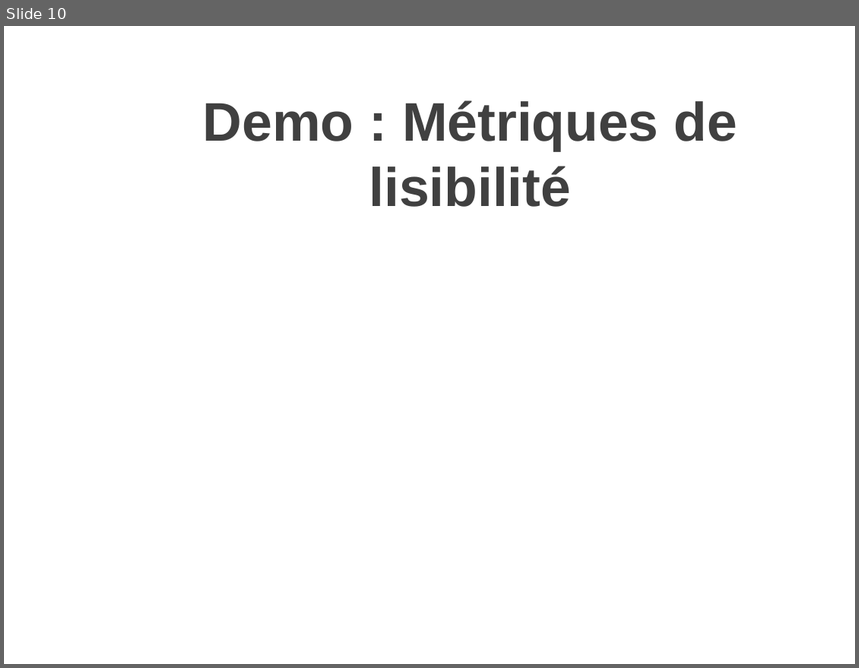
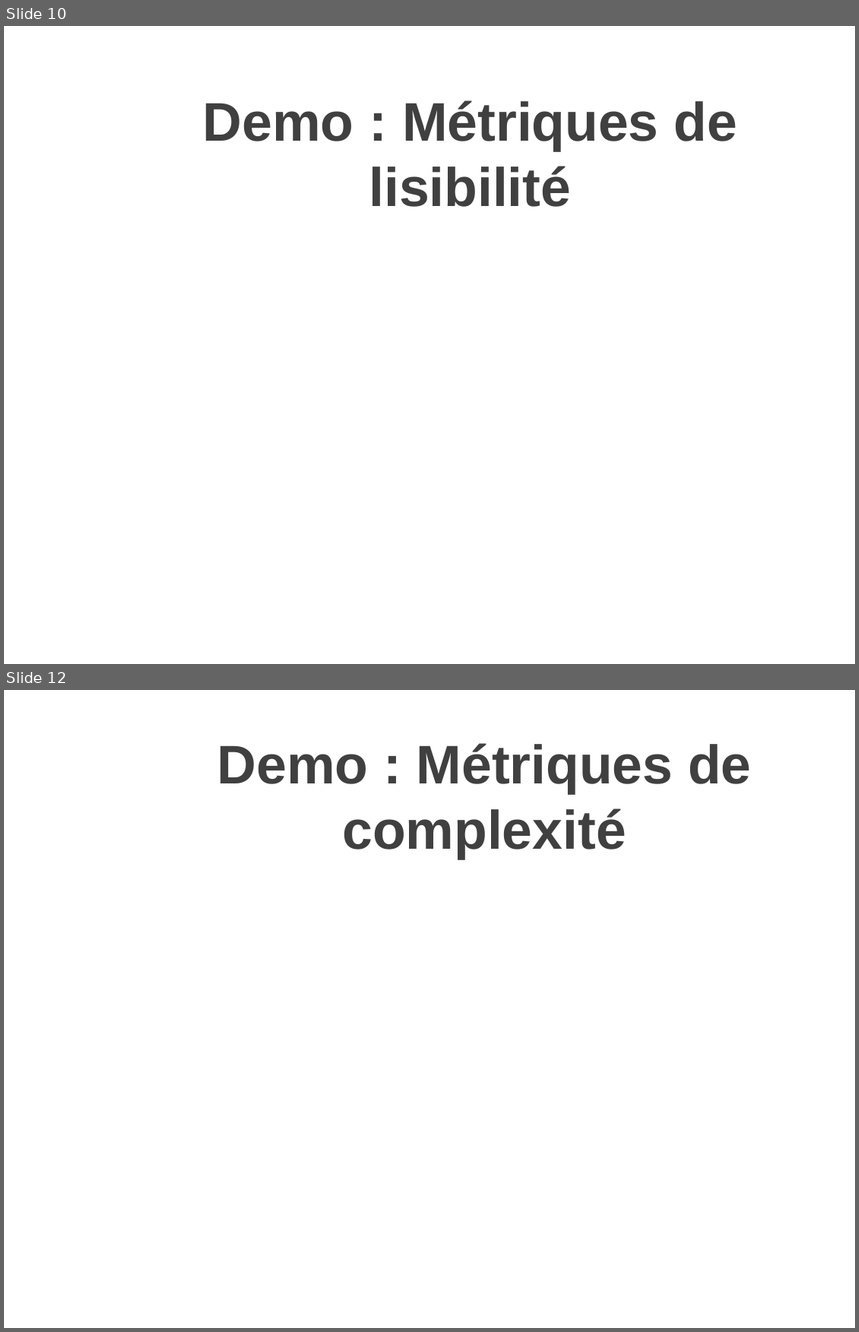
Before and after one commit to MathieuBuisson/FrPSUG-PSCodeHealth, a slide deck: Evaluer la qualite de code PowerShell avec PSCodeHealth.pptx. Shown one above the other, each under a label of ours: slide 10 before the commit, slides 10 and 12 after it; the slides between them are not shown. The pictures are 859x668 and 859x1332 pixels, drawn with LibreOffice and Linux fonts; fonts in the diff are those of the drawing; background and template pictures are left out. Boxes give left, top, right and bottom in pixels: in the first picture for what was removed or moved away, otherwise in the second. Text is boxed around its words. In the diff, an @@ line names an element or a change of style, - is before the commit and + after.

Commit message:
Finish complexity metrics demo

```diff
--- a/Evaluer la qualite de code PowerShell avec PSCodeHealth.pptx
+++ b/Evaluer la qualite de code PowerShell avec PSCodeHealth.pptx
@@ slide 12 added at (4,690,855,1328), background picture (left out) @@
@@ title added at (218,743,751,859), 46 pt, text gradient #000000 to #404040 to #212745, bold @@
+Demo : Métriques de complexité
```
Also in this commit, not shown: 1 slide changed, 5 other files.
